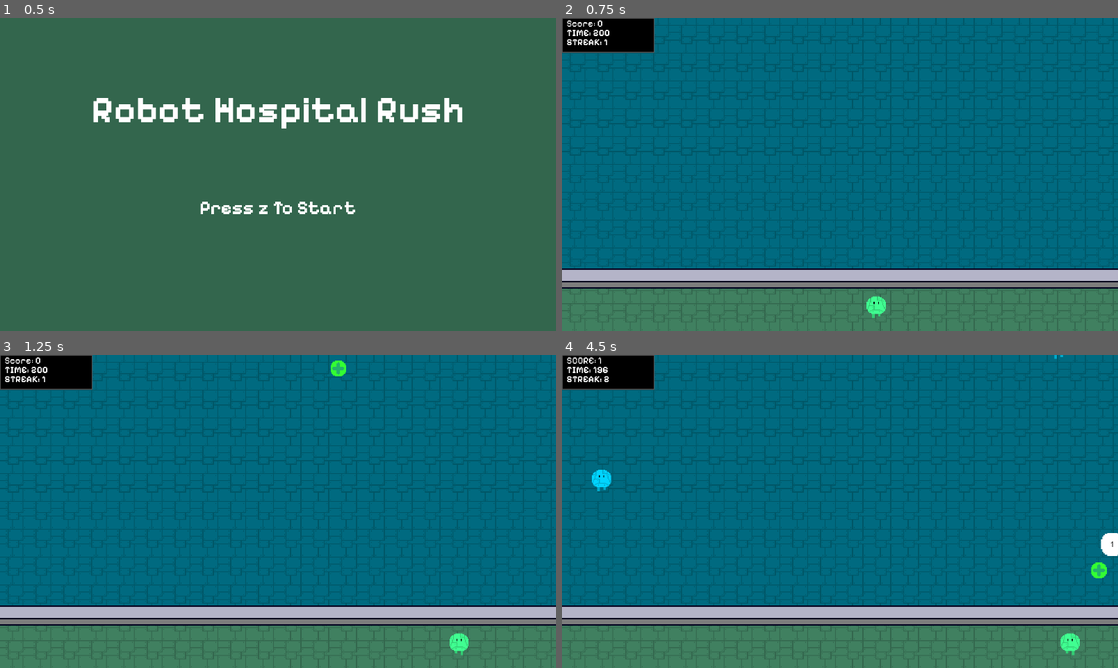
Above: before the commit, frames 1-4 (two rows, left to right).
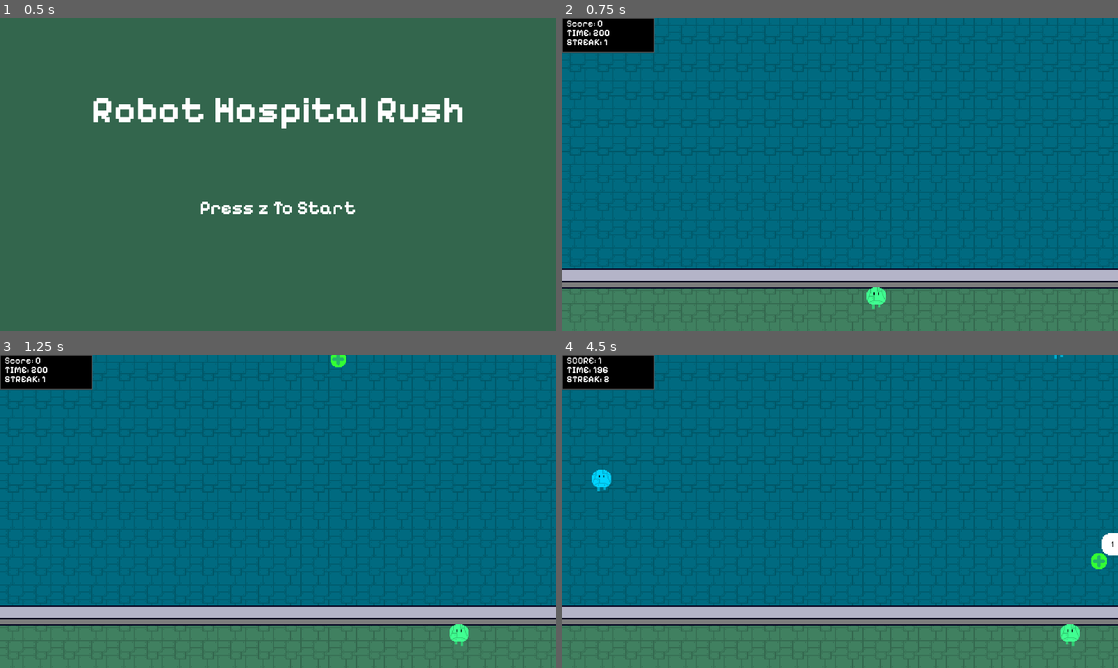
Above: after the commit, the same moments.

Repository: vitorjusto/Robot-Hospital-Rush
Game: Godot game, scene res://Scenes/TitleScreen.tscn
Same seed, same stepped clock (60 frames per second), same inputs: the game is played once before the commit and once after it.
Inputs:
- Up to frame 1 (0.5 s): no input
- Up to frame 2 (0.75 s): tap Z (Get) at 0.5, 0.6 s; hold Right (Right) from 0.53 s (still down)
- Up to frame 3 (1.25 s): keep holding Right (Right); tap Space (Shoot) at 0.8 s
- Up to frame 4 (4.5 s): tap Space (Shoot) at 1.35, 2.3, 2.85, 3.8, 4.35 s; tap Z (Get) at 1.55, 2.1, 3.05, 3.6 s; release Right (Right) at 2.03 s; hold Left (Left) 2.03-2.78 s; hold Right (Right) 2.78-4.28 s; hold Left (Left) from 4.28 s (still down)

Frame 1 is identical in both runs. In frame 2, 0.2% of the frame differs, in the area x 54-59%, y 86-96%; in frame 3, 0.4%; in frame 4, 0.5%, in the area x 89-100%, y 56-96%.

Commit message:
make small ajusments

Diff:
--- a/Scenes/Main.tscn
+++ b/Scenes/Main.tscn
@@ -106,6 +106,10 @@
 font = ExtResource("8_grg3l")
 font_size = 64
 
+[sub_resource type="LabelSettings" id="LabelSettings_grg3l"]
+font = ExtResource("8_grg3l")
+font_size = 128
+
 [node name="Main" type="Node2D" node_paths=PackedStringArray("rManager", "fManager", "player", "powerUp", "bombRobot", "scoreManager")]
 script = ExtResource("1_jw32o")
 rManager = NodePath("RobotManager")
@@ -205,7 +209,7 @@
 position = Vector2(1984, 768)
 
 [node name="Player" parent="." instance=ExtResource("1_r150o")]
-position = Vector2(960, 1000)
+position = Vector2(960, 968)
 
 [node name="FixersManager" parent="." instance=ExtResource("2_idj7w")]
 
@@ -342,36 +346,36 @@
 offset_bottom = 1216.0
 
 [node name="Label" type="Label" parent="clEndScreen"]
-offset_left = 832.0
-offset_top = 256.0
-offset_right = 1199.0
-offset_bottom = 344.0
+offset_top = 160.0
+offset_right = 1920.0
+offset_bottom = 314.0
 text = "GAME OVER"
-label_settings = SubResource("LabelSettings_jw32o")
+label_settings = SubResource("LabelSettings_grg3l")
+horizontal_alignment = 1
 
 [node name="lblScore" type="Label" parent="clEndScreen"]
-offset_left = 832.0
+offset_left = 755.0
 offset_top = 352.0
-offset_right = 1199.0
+offset_right = 1165.0
 offset_bottom = 440.0
-text = "00000"
+text = "Score: 00000"
 label_settings = SubResource("LabelSettings_jw32o")
 
 [node name="lblBestScore" type="Label" parent="clEndScreen"]
-offset_left = 712.0
-offset_top = 456.0
-offset_right = 1251.0
-offset_bottom = 544.0
+offset_left = 585.0
+offset_top = 448.0
+offset_right = 1167.0
+offset_bottom = 536.0
 text = "Best Score: 00000"
 label_settings = SubResource("LabelSettings_jw32o")
 
 [node name="lblEndRestart" type="Label" parent="clEndScreen"]
-offset_left = 704.0
 offset_top = 664.0
-offset_right = 1333.0
+offset_right = 1920.0
 offset_bottom = 752.0
 text = "Press z to restart"
 label_settings = SubResource("LabelSettings_jw32o")
+horizontal_alignment = 1
 
 [node name="clConfirmScreen" type="CanvasLayer" parent="."]
 layer = 4
--- a/Scenes/Player/Player.tscn
+++ b/Scenes/Player/Player.tscn
@@ -1,29 +1,29 @@
 [gd_scene load_steps=9 format=3 uid="uid://ciwkb2k38w8cb"]
 
 [ext_resource type="Script" uid="uid://frvd8fxp1jng" path="res://Script/Player/player.gd" id="1_s0eop"]
-[ext_resource type="Texture2D" uid="uid://wcoyc2xnohso" path="res://Assets/floorTiles.png" id="2_ft8w5"]
+[ext_resource type="Texture2D" uid="uid://bb15t6h55aj84" path="res://Assets/Robot.png" id="2_h54ih"]
 [ext_resource type="AudioStream" uid="uid://cgmrkh3us006v" path="res://Assets/PlayerShoot.wav" id="3_h54ih"]
 
 [sub_resource type="RectangleShape2D" id="RectangleShape2D_l3ax4"]
 size = Vector2(80, 80)
 
-[sub_resource type="AtlasTexture" id="AtlasTexture_h54ih"]
-atlas = ExtResource("2_ft8w5")
-region = Rect2(0, 64, 32, 32)
-
 [sub_resource type="AtlasTexture" id="AtlasTexture_ude3g"]
-atlas = ExtResource("2_ft8w5")
+atlas = ExtResource("2_h54ih")
 region = Rect2(0, 32, 32, 32)
 
 [sub_resource type="AtlasTexture" id="AtlasTexture_jmcll"]
-atlas = ExtResource("2_ft8w5")
-region = Rect2(32, 32, 32, 32)
+atlas = ExtResource("2_h54ih")
+region = Rect2(0, 0, 32, 32)
+
+[sub_resource type="AtlasTexture" id="AtlasTexture_4wape"]
+atlas = ExtResource("2_h54ih")
+region = Rect2(32, 0, 32, 32)
 
 [sub_resource type="SpriteFrames" id="SpriteFrames_4wape"]
 animations = [{
 "frames": [{
 "duration": 1.0,
-"texture": SubResource("AtlasTexture_h54ih")
+"texture": SubResource("AtlasTexture_ude3g")
 }],
 "loop": true,
 "name": &"Idle",
@@ -31,10 +31,10 @@
 }, {
 "frames": [{
 "duration": 1.0,
-"texture": SubResource("AtlasTexture_ude3g")
+"texture": SubResource("AtlasTexture_jmcll")
 }, {
 "duration": 1.0,
-"texture": SubResource("AtlasTexture_jmcll")
+"texture": SubResource("AtlasTexture_4wape")
 }],
 "loop": true,
 "name": &"Walk",
@@ -51,7 +51,7 @@
 modulate = Color(0.5019608, 1, 0.7529412, 1)
 scale = Vector2(3, 3)
 sprite_frames = SubResource("SpriteFrames_4wape")
-animation = &"Idle"
+animation = &"Walk"
 autoplay = "Idle"
 
 [node name="AudioStreamPlayer" type="AudioStreamPlayer" parent="."]
--- a/Scenes/Robot/BombRobot.tscn
+++ b/Scenes/Robot/BombRobot.tscn
@@ -1,7 +1,7 @@
 [gd_scene load_steps=13 format=3 uid="uid://bgg7peqqvy83l"]
 
 [ext_resource type="Script" uid="uid://cfoojkmj0et3d" path="res://Script/Robot/bombRobot.gd" id="1_8x337"]
-[ext_resource type="Texture2D" uid="uid://wcoyc2xnohso" path="res://Assets/floorTiles.png" id="2_xlj0f"]
+[ext_resource type="Texture2D" uid="uid://bb15t6h55aj84" path="res://Assets/Robot.png" id="2_5hrhi"]
 [ext_resource type="Texture2D" uid="uid://cf4pb13gjveqv" path="res://Assets/scoreExplosion.png" id="3_kaa3s"]
 [ext_resource type="AudioStream" uid="uid://dnniasj5whr3p" path="res://Assets/explosion (1).wav" id="4_5hrhi"]
 
@@ -11,22 +11,22 @@
 [sub_resource type="CircleShape2D" id="CircleShape2D_8x337"]
 radius = 320.09998
 
-[sub_resource type="AtlasTexture" id="AtlasTexture_kaa3s"]
-atlas = ExtResource("2_xlj0f")
-region = Rect2(0, 32, 32, 32)
+[sub_resource type="AtlasTexture" id="AtlasTexture_gysic"]
+atlas = ExtResource("2_5hrhi")
+region = Rect2(0, 0, 32, 32)
 
-[sub_resource type="AtlasTexture" id="AtlasTexture_5hrhi"]
-atlas = ExtResource("2_xlj0f")
-region = Rect2(32, 32, 32, 32)
+[sub_resource type="AtlasTexture" id="AtlasTexture_6pwjl"]
+atlas = ExtResource("2_5hrhi")
+region = Rect2(32, 0, 32, 32)
 
 [sub_resource type="SpriteFrames" id="SpriteFrames_gysic"]
 animations = [{
 "frames": [{
 "duration": 1.0,
-"texture": SubResource("AtlasTexture_kaa3s")
+"texture": SubResource("AtlasTexture_gysic")
 }, {
 "duration": 1.0,
-"texture": SubResource("AtlasTexture_5hrhi")
+"texture": SubResource("AtlasTexture_6pwjl")
 }],
 "loop": true,
 "name": &"default",
--- a/Scenes/Robot/Robot.tscn
+++ b/Scenes/Robot/Robot.tscn
@@ -1,18 +1,18 @@
 [gd_scene load_steps=7 format=3 uid="uid://pg2i7765i6jp"]
 
 [ext_resource type="Script" uid="uid://coo0pbb04ehb0" path="res://Script/Robot/robot.gd" id="1_d8uwf"]
-[ext_resource type="Texture2D" uid="uid://wcoyc2xnohso" path="res://Assets/floorTiles.png" id="2_04cnn"]
+[ext_resource type="Texture2D" uid="uid://bb15t6h55aj84" path="res://Assets/Robot.png" id="2_04cnn"]
 
 [sub_resource type="RectangleShape2D" id="RectangleShape2D_pt7v1"]
 size = Vector2(80, 80)
 
 [sub_resource type="AtlasTexture" id="AtlasTexture_jb52k"]
 atlas = ExtResource("2_04cnn")
-region = Rect2(0, 32, 32, 32)
+region = Rect2(0, 0, 32, 32)
 
 [sub_resource type="AtlasTexture" id="AtlasTexture_b1g16"]
 atlas = ExtResource("2_04cnn")
-region = Rect2(32, 32, 32, 32)
+region = Rect2(32, 0, 32, 32)
 
 [sub_resource type="SpriteFrames" id="SpriteFrames_qg8xw"]
 animations = [{
--- a/Script/main.gd
+++ b/Script/main.gd
@@ -124,7 +124,7 @@
 	PauseObjects(get_children())
 	clEndScreen.visible = true
 	rManager.deactivateEveryRobot()
-	lblScore.text = "%d" % hud.score
+	lblScore.text = "Score: %d" % hud.score
 
 	if hud.score > bestScore:
 		bestScore = hud.score
@@ -138,7 +138,7 @@
 	rManager.resetManager()
 	fManager.resetManager()
 	hud.resetHud()
-	player.position = Vector2(960, 1000)
+	player.position = Vector2(960, 968)
 	player.velocity = Vector2(0, 0)
 	powerUp.resetPowerUp()
 	bombRobot.ResetBombRobot()
--- a/Script/powerUp/powerUp.gd
+++ b/Script/powerUp/powerUp.gd
@@ -18,6 +18,7 @@
 var timer = INITIAL_TIMER
 var startOnLeft = true
 var speed = INITIAL_SPEED
+var cicle = 1
 
 @onready var col : CollisionShape2D = get_node("CollisionShape2D")
 
@@ -30,6 +31,7 @@
 	speed = INITIAL_SPEED
 	timer = INITIAL_TIMER
 	position = leftAnchor.position
+	cicle = 1
 
 func _process(delta: float) -> void:
 	if state == ESTATE.Idle:
@@ -37,7 +39,7 @@
 		if timer <= 0:
 			set_running_state()
 	else:
-		position.x += speed * delta
+		position.x += speed * delta * ( 1 + (cicle / 50 ))
 		if position.x < leftAnchor.position.x or position.x > rightAnchor.position.x:
 			set_idle_state()
 
@@ -45,6 +47,7 @@
 func set_running_state():
 	col.set_deferred("disabled", false)
 	state = ESTATE.Running
+	cicle+= 1
 	if startOnLeft:
 		position = leftAnchor.position
 		speed = 400
@@ -52,29 +55,33 @@
 		position = rightAnchor.position
 		speed = -400
 
-	var rng = randi_range(0, 6)
-
-	if rng == 0:
+	if hud.timer < 30:
 		Type = EPOWERUPTYPE.TimerUp
 		ani.play("TimerUp")
-	elif rng == 1:
-		Type = EPOWERUPTYPE.ScoreMult
-		ani.play("ScoreMult")
-	elif rng == 2:
-		Type = EPOWERUPTYPE.ScoreFrenzy
-		ani.play("ScoreFrenzy")
-	elif rng == 3:
-		Type = EPOWERUPTYPE.SuperTimerUp
-		ani.play("SuperTimerUp")
-	elif rng == 4:
-		Type = EPOWERUPTYPE.SuperScoreMult
-		ani.play("SuperScoreMult")
-	elif rng == 5:
-		Type = EPOWERUPTYPE.ScreenNuke
-		ani.play("ScreenNuke")
-	elif rng == 6:
-		Type = EPOWERUPTYPE.FrezeTime
-		ani.play("FrezeTime")
+	else:
+		var rng = randi_range(0, 110)
+
+		if rng <= 30:
+			Type = EPOWERUPTYPE.TimerUp
+			ani.play("TimerUp")
+		elif rng <= 50:
+			Type = EPOWERUPTYPE.ScoreMult
+			ani.play("ScoreMult")
+		elif rng <= 70:
+			Type = EPOWERUPTYPE.ScoreFrenzy
+			ani.play("ScoreFrenzy")
+		elif rng <= 75:
+			Type = EPOWERUPTYPE.SuperTimerUp
+			ani.play("SuperTimerUp")
+		elif rng <= 80:
+			Type = EPOWERUPTYPE.SuperScoreMult
+			ani.play("SuperScoreMult")
+		elif rng <= 95:
+			Type = EPOWERUPTYPE.ScreenNuke
+			ani.play("ScreenNuke")
+		elif rng <= 110:
+			Type = EPOWERUPTYPE.FrezeTime
+			ani.play("FrezeTime")
 
 	visible = true
 
Binary file added: Assets/Robot.png
Not shown, added: Assets/Robot.png.import
Not shown: 1 places in Scenes/Main.tscn that only renumber resources
Not shown, added: builds/v0.0.1/RobotHospitalRushv0.0.1.apple-touch-icon.png.import
Not shown, added: builds/v0.0.1/RobotHospitalRushv0.0.1.icon.png.import
Not shown, added: builds/v0.0.1/RobotHospitalRushv0.0.1.png.import
Not shown, added: export_presets.cfg
Not shown, added: builds/v0.0.1 (2).zip
Not shown, added: builds/v0.0.1/RobotHospitalRushv0.0.1.apple-touch-icon.png
Not shown, added: builds/v0.0.1/RobotHospitalRushv0.0.1.audio.position.worklet.js
Not shown, added: builds/v0.0.1/RobotHospitalRushv0.0.1.audio.worklet.js
Not shown, added: builds/v0.0.1/RobotHospitalRushv0.0.1.icon.png
(and 5 more such lines)
